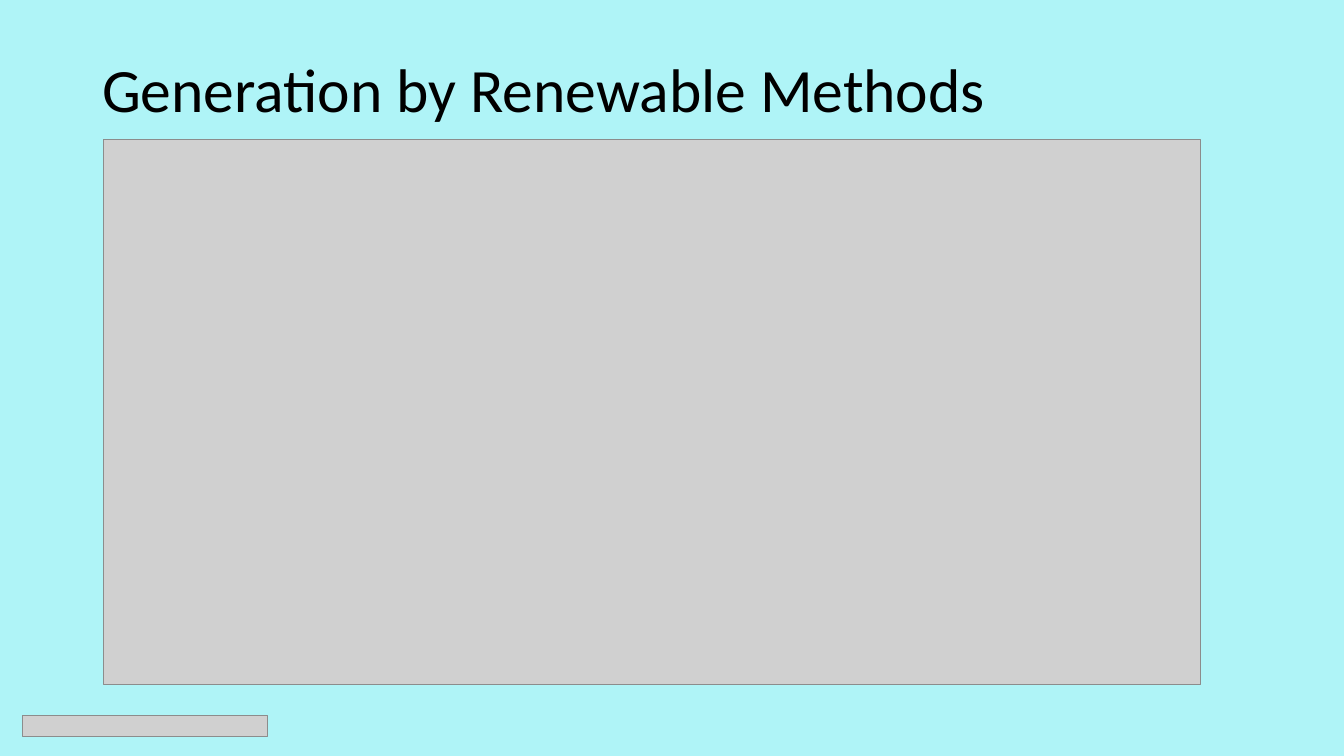
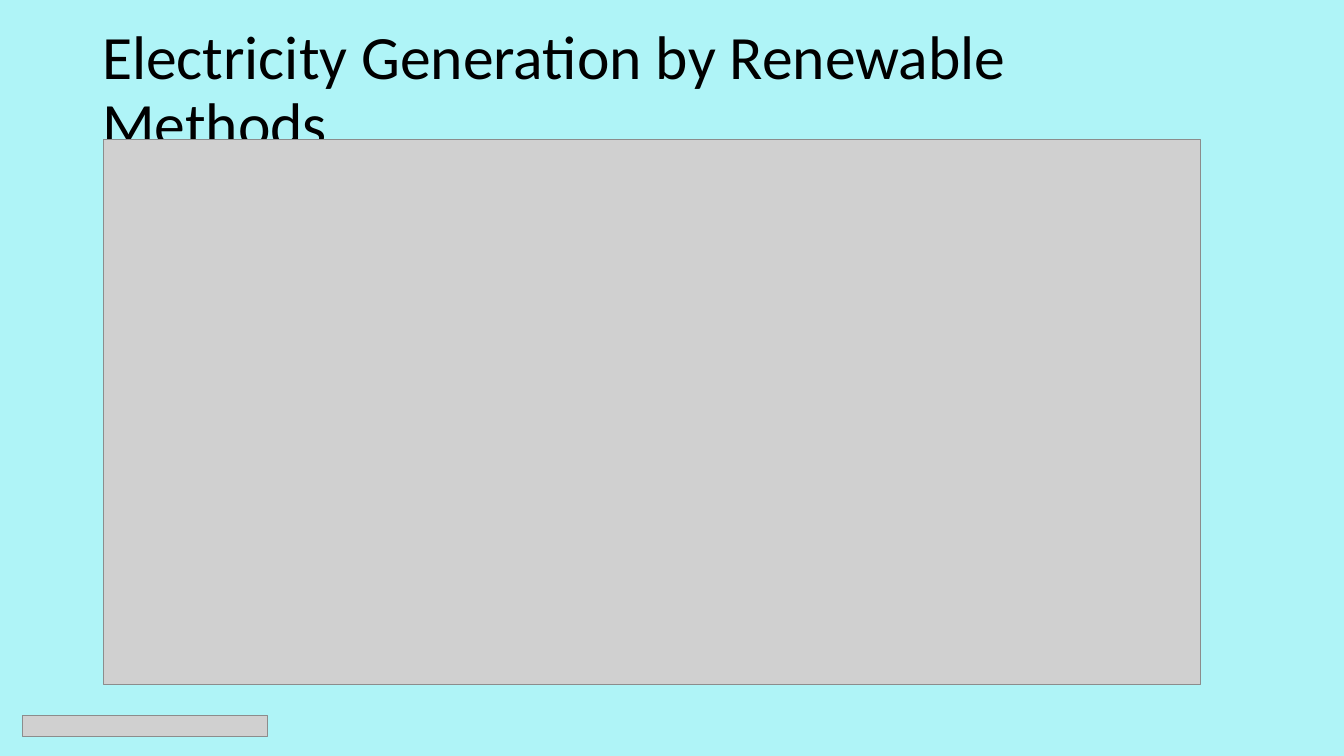
Before and after one commit to Tom-Hudson88/Capstone, a slide deck: slide 6 of NSS Capstone powerpoint.pptx (slide 5 before the commit). Drawn at 1344x756 pixels with LibreOffice and Linux fonts; fonts in the diff are those of the drawing; grey boxes stand for pictures. Boxes give left, top, right and bottom in pixels: in the first picture for what was removed or moved away, otherwise in the second. Text is boxed around its words. In the diff, an @@ line names an element or a change of style, - is before the commit and + after.

```diff
--- a/NSS Capstone powerpoint.pptx
+++ b/NSS Capstone powerpoint.pptx
@@ title at [102, 36, 1006, 160]: text changed @@
-Generation by Renewable Methods
+Electricity Generation by Renewable Methods
```
Also in this commit, not shown: 6 other slides changed, 2 slides added, 6 other files.
